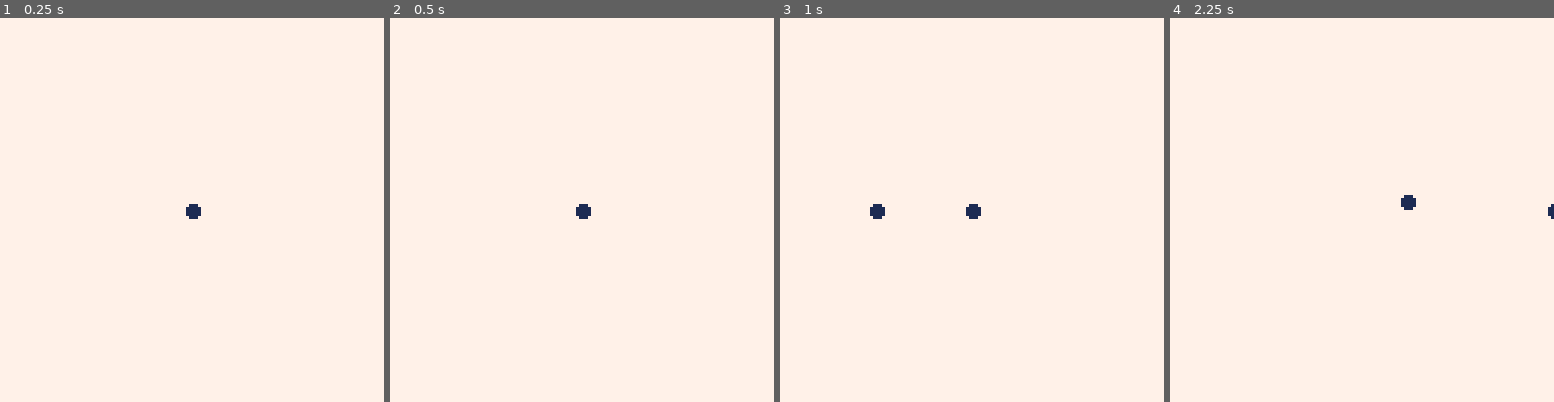
Above: before the commit, frames 1-4 (left to right).
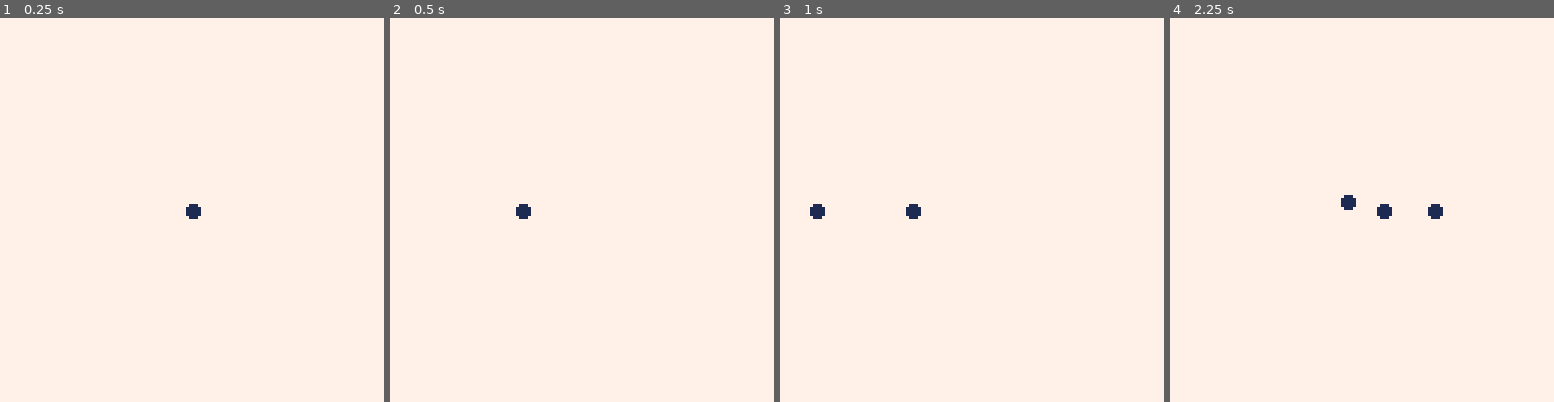
Above: after the commit, the same moments.

Repository: QuiescentTrip/bullet.p8
Game: PICO-8 cartridge player.p8
The game is run twice, just before and just after one commit, with the same random seed, the same clock (stepped at 60 frames per second) and the same inputs.
Inputs:
- Up to frame 1 (0.25 s): no input
- Up to frame 2 (0.5 s): tap X (X key) at 0.33 s
- Up to frame 3 (1 s): tap O (Z key) at 0.7 s
- Up to frame 4 (2.25 s): tap X (X key) at 1.07, 1.85 s; hold Right 1.6-2.1 s; tap O (Z key) at 1.7, 2.1 s; hold Up from 2.15 s (still down)

Frame 1 is identical in both runs. In frame 2, 0.3% of the frame differs, in the area x 32-53%, y 48-53%; in frame 3, 0.5%; in frame 4, 0.6%, in the area x 44-100%, y 46-53%.

Commit message:
added player shoot n dash

Diff:
--- a/player.p8
+++ b/player.p8
@@ -7,12 +7,15 @@
 bullets = {}
 bullet_speed = 4
 
+dash_distance = 20
+
 function _update()
     if btn(0) then x-=1 last_look_direction = 0 end
     if btn(1) then x+=1 last_look_direction = 1 end
     if btn(2) then y-=1 last_look_direction = 2 end
     if btn(3) then y+=1 last_look_direction = 3 end
     if btnp(4) then fire_bullet() end
+    if btnp(5) then dash() end
 end
 
 function _draw()
@@ -24,6 +27,10 @@
 function _draw()
     cls(7)
     circfill(x, y, 2, 1)
+    bullet_update()
+end
+
+function bullet_update()
     for _, bullet in ipairs(bullets) do
         circfill(bullet.x, bullet.y, 2, 1)
         if bullet.direction == 0 then
@@ -45,6 +52,20 @@
     add(bullets, {x = x, y = y, speed = bullet_speed, direction = last_look_direction})
 end
 
+function dash()
+    if last_look_direction == 0 then
+        x -= dash_distance
+    elseif last_look_direction == 1 then
+        x += dash_distance
+    elseif last_look_direction == 2 then
+        y -= dash_distance
+    elseif last_look_direction == 3 then
+        y += dash_distance
+    end
+end
+
+
+
 __gfx__
 00000000000000000000000000000000000000000000000000000000000000000000000000000000000000000000000000000000000000000000000000000000
 00000000000000000000000000000000000000000000000000000000000000000000000000000000000000000000000000000000000000000000000000000000
